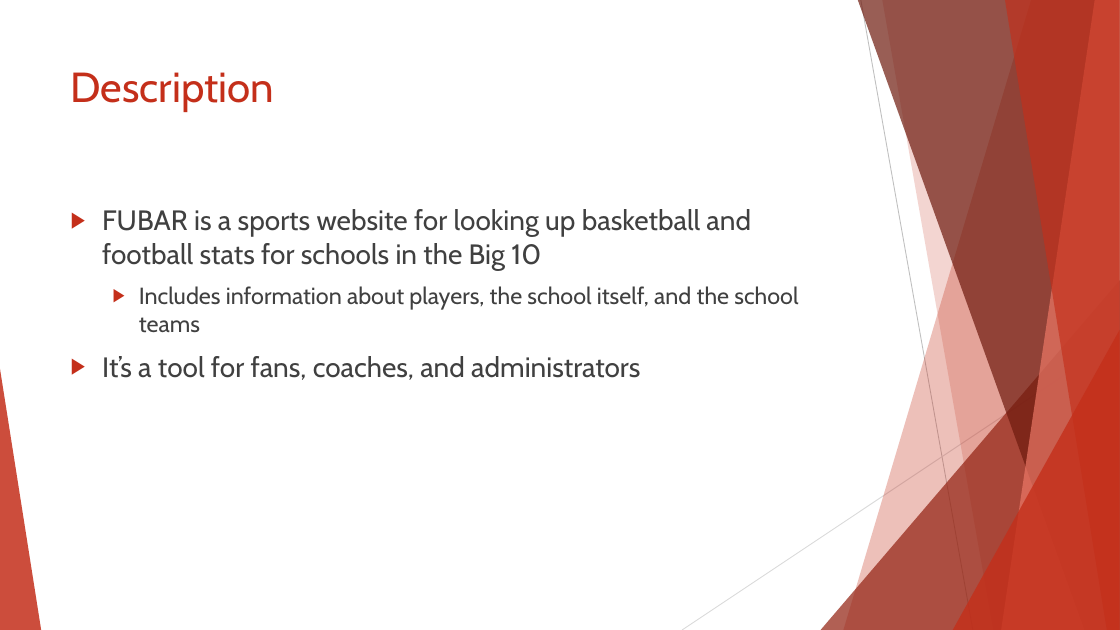
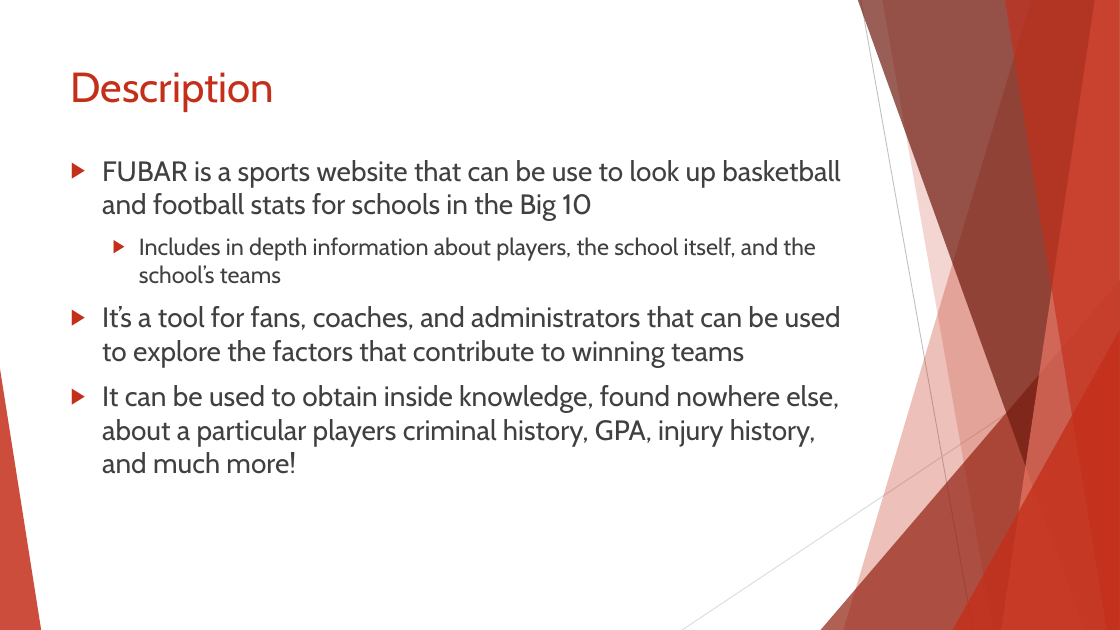
Before and after one commit to kevinpei/cs336finalproject, a slide deck: slide 2 of CS336 Final Project.pptx. Drawn at 1120x630 pixels with LibreOffice and Linux fonts; fonts in the diff are those of the drawing. Boxes give left, top, right and bottom in pixels: in the first picture for what was removed or moved away, otherwise in the second. Text is boxed around its words. In the diff, an @@ line names an element or a change of style, - is before the commit and + after.

```diff
--- a/CS336 Final Project.pptx
+++ b/CS336 Final Project.pptx
@@ text at [102, 160, 841, 474]: text changed @@
-▶ FUBAR is a sports website for looking up basketball and football stats for schools in the Big 10
-  ▶ Includes information about players, the school itself, and the school teams
-▶ It’s a tool for fans, coaches, and administrators
+▶ FUBAR is a sports website that can be use to look up basketball and football stats for schools in the Big 10
+  ▶ Includes in depth information about players, the school itself, and the school’s teams
+▶ It’s a tool for fans, coaches, and administrators that can be used to explore the factors that contribute to winning teams
+▶ It can be used to obtain inside knowledge, found nowhere else, about a particular players criminal history, GPA, injury history, and much more!
```
Also in this commit, not shown: 1 other slide changed, 9 slides added, 1 slide removed, 18 other files.
